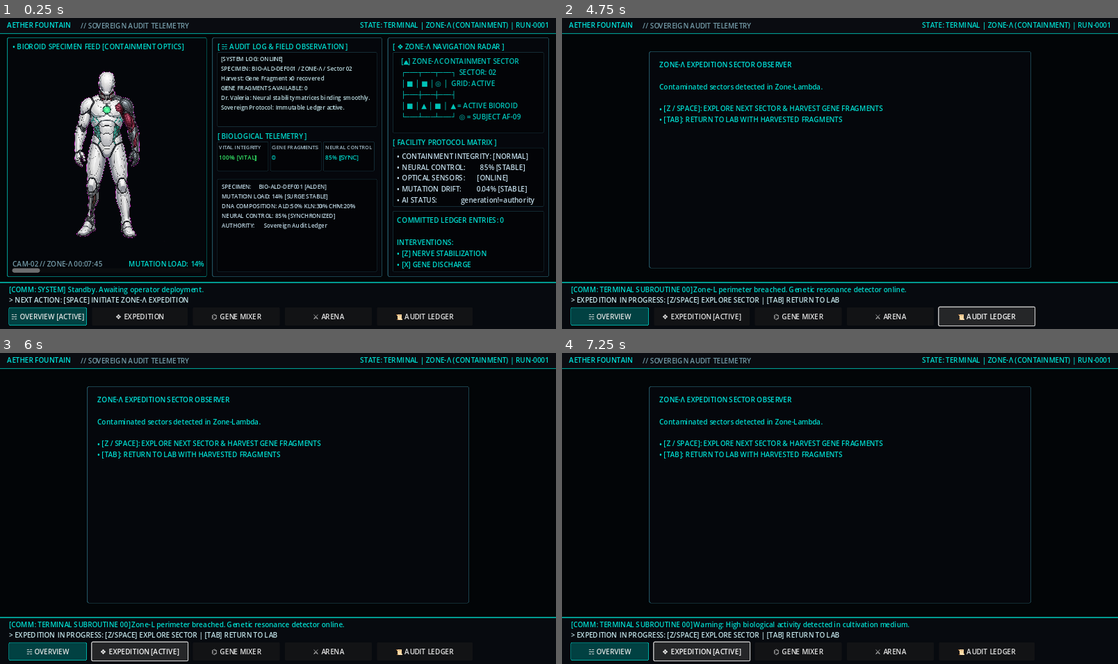
Above: before the commit, frames 1-4 (two rows, left to right).
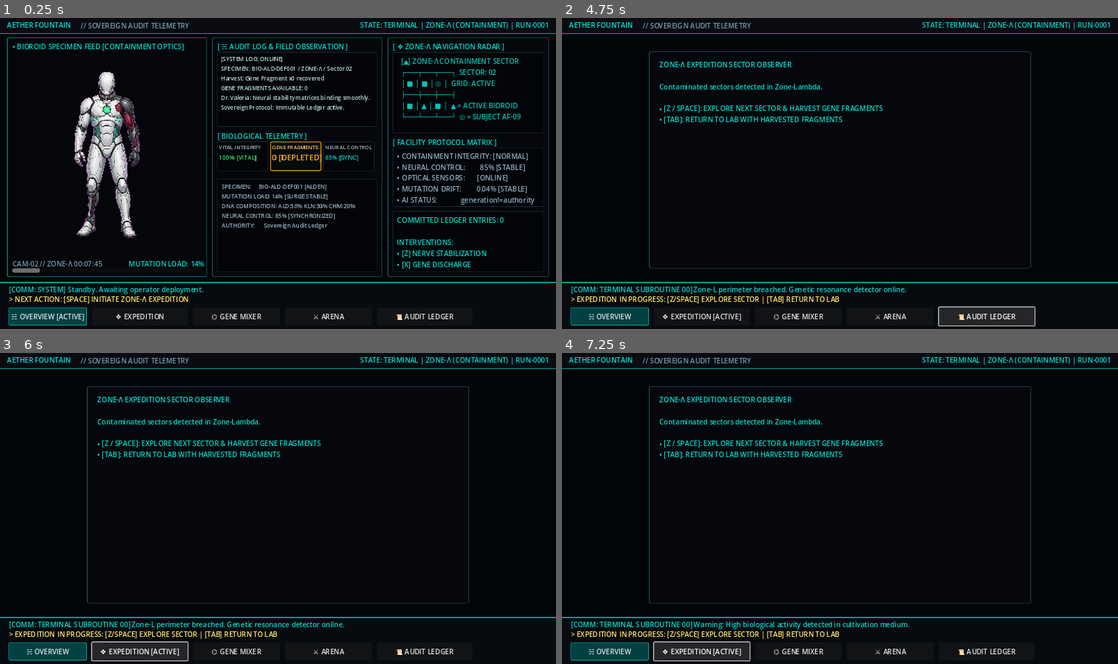
Above: after the commit, the same moments.

Repository: zerospawn01-coder/scratch
Game: Godot game, scene res://scenes/main_terminal.tscn
Two runs of this game, one before a commit and one after it. Both use one fixed random seed, a clock stepped at 60 frames per second and the inputs below.
Inputs:
- Up to frame 1 (0.25 s): no input
- Up to frame 2 (4.75 s): click "☵ OVERVIEW [ACTIVE]" at 0.5 s; click "❖ EXPEDITION" at 1.25 s; click "⌬ GENE MIXER" at 2 s; click "⚔ ARENA" at 2.75 s; click "📜 AUDIT LEDGER" at 3.5 s; tap Enter at 4.25 s; hold Right (ui_right) from 4.28 s (still down); hold Z (action_attack) from 4.28 s (still down); tap Space at 4.52 s
- Up to frame 3 (6 s): release Right (ui_right) at 5 s; release Z (action_attack) at 5 s; click "☵ OVERVIEW" at 5 s; click "❖ EXPEDITION [ACTIVE]" at 5.75 s
- Up to frame 4 (7.25 s): tap Space at 6.5, 6.77 s; hold Down (ui_down) from 6.53 s (still down); tap X (action_synthesize) at 6.6 s

The runs differ from the first frame. In frame 1, 1.7% of the frame differs, in the area x 1-97%, y 39-92%; in frame 2, 0.6%; in frame 3, 0.6%; in frame 4, 0.6%.

Commit message:
feat(ui): implement 3-tier visual hierarchy with semantic color rules and primary focal contrast

Diff:
--- a/biosynthesized-grey-zone-loop/loop/state.json
+++ b/biosynthesized-grey-zone-loop/loop/state.json
@@ -1,7 +1,7 @@
 {
     "status":  "READY_FOR_HUMAN_REVIEW",
     "current_iteration":  0,
-    "last_run_timestamp":  "2026-08-23T19:00:25Z",
+    "last_run_timestamp":  "2026-08-23T20:47:38Z",
     "last_gate_result":  "PASS",
     "passed_gates":  [
                          "scripts/test_terminal_flow_gate.gd",
--- a/biosynthesized-grey-zone-loop/scenes/main_terminal.tscn
+++ b/biosynthesized-grey-zone-loop/scenes/main_terminal.tscn
@@ -45,6 +45,18 @@
 corner_radius_top_right = 2
 corner_radius_bottom_right = 2
 corner_radius_bottom_left = 2
+
+[sub_resource type="StyleBoxFlat" id="StyleBoxFlat_primary_focus"]
+bg_color = Color(0.02, 0.04, 0.06, 0.95)
+border_width_left = 2
+border_width_top = 2
+border_width_right = 2
+border_width_bottom = 2
+border_color = Color(1.0, 0.65, 0.0, 0.9)
+corner_radius_top_left = 3
+corner_radius_top_right = 3
+corner_radius_bottom_right = 3
+corner_radius_bottom_left = 3
 
 [sub_resource type="StyleBoxFlat" id="StyleBoxFlat_footer"]
 bg_color = Color(0.03, 0.04, 0.06, 0.98)
@@ -267,7 +279,7 @@
 [node name="BoxCargo" type="Panel" parent="Views/TerminalView/CenterConsolePanel/TelemetryGrid"]
 custom_minimum_size = Vector2(118, 68)
 layout_mode = 2
-theme_override_styles/panel = SubResource("StyleBoxFlat_subbox")
+theme_override_styles/panel = SubResource("StyleBoxFlat_primary_focus")
 
 [node name="Lbl" type="Label" parent="Views/TerminalView/CenterConsolePanel/TelemetryGrid/BoxCargo"]
 layout_mode = 0
@@ -276,18 +288,18 @@
 offset_right = 114.0
 offset_bottom = 20.0
 theme_override_font_sizes/font_size = 12
-theme_override_colors/font_color = Color(0.65, 0.75, 0.8, 1)
+theme_override_colors/font_color = Color(1.0, 0.8, 0.4, 1)
 text = "GENE FRAGMENTS"
 
 [node name="Val" type="Label" parent="Views/TerminalView/CenterConsolePanel/TelemetryGrid/BoxCargo"]
 layout_mode = 0
 offset_left = 4.0
-offset_top = 26.0
+offset_top = 24.0
 offset_right = 114.0
-offset_bottom = 50.0
-theme_override_font_sizes/font_size = 14
-theme_override_colors/font_color = Color(0.0, 0.85, 0.8, 1)
-text = "0"
+offset_bottom = 54.0
+theme_override_font_sizes/font_size = 18
+theme_override_colors/font_color = Color(1.0, 0.7, 0.1, 1)
+text = "0 [DEPLETED]"
 
 [node name="BoxStability" type="Panel" parent="Views/TerminalView/CenterConsolePanel/TelemetryGrid"]
 custom_minimum_size = Vector2(118, 68)
@@ -329,7 +341,7 @@
 offset_right = 358.0
 offset_bottom = 195.0
 theme_override_font_sizes/font_size = 13
-theme_override_colors/font_color = Color(0.75, 0.85, 0.9, 1)
+theme_override_colors/font_color = Color(0.6, 0.72, 0.78, 1)
 text = "SPECIMEN:     BIO-ALD-DEF001 [ALDEN]
 MUTATION LOAD: 14% [SURGE STABLE]
 DNA COMPOSITION: ALD:50% KLN:30% CHM:20%
@@ -398,7 +410,7 @@
 offset_top = 8.0
 offset_right = 340.0
 offset_bottom = 125.0
-theme_override_colors/font_color = Color(0.75, 0.85, 0.9, 1)
+theme_override_colors/font_color = Color(0.55, 0.68, 0.75, 1)
 text = "• CONTAINMENT INTEGRITY: [NORMAL]
 • NEURAL CONTROL:        85% [STABLE]
 • OPTICAL SENSORS:       [ONLINE]
@@ -566,10 +578,11 @@
 [node name="PromptLabel" type="Label" parent="Footer" unique_id=87785272]
 layout_mode = 0
 offset_left = 20.0
-offset_top = 30.0
+offset_top = 28.0
 offset_right = 1260.0
-offset_bottom = 52.0
-theme_override_colors/font_color = Color(0.75, 0.88, 0.9, 1)
+offset_bottom = 54.0
+theme_override_font_sizes/font_size = 16
+theme_override_colors/font_color = Color(1.0, 0.9, 0.4, 1)
 text = "> NEXT ACTION: [SPACE] INITIATE ZONE-Λ EXPEDITION"
 
 [node name="TabBar" type="HBoxContainer" parent="Footer"]
--- a/biosynthesized-grey-zone-loop/scripts/main_terminal_controller.gd
+++ b/biosynthesized-grey-zone-loop/scripts/main_terminal_controller.gd
@@ -367,7 +367,12 @@
 			active_fragments_available
 		]
 	if lbl_cargo_val:
-		lbl_cargo_val.text = "%d" % active_fragments_available
+		if active_fragments_available == 0:
+			lbl_cargo_val.text = "0 [DEPLETED]"
+			lbl_cargo_val.add_theme_color_override("font_color", Color(1.0, 0.7, 0.1, 1.0))
+		else:
+			lbl_cargo_val.text = "%d [READY]" % active_fragments_available
+			lbl_cargo_val.add_theme_color_override("font_color", Color(0.2, 0.9, 0.4, 1.0))
 	if lbl_ledger_summary and bioroid_registry and bioroid_registry.has_method("get_audit_record_count"):
 		lbl_ledger_summary.text = "COMMITTED LEDGER ENTRIES: %d\n\nINTERVENTIONS:\n• [Z] NERVE STABILIZATION\n• [X] GENE DISCHARGE" % bioroid_registry.get_audit_record_count()
 
--- /dev/null
+++ b/biosynthesized-grey-zone-loop/scripts/test_a0_vfx_04_rapid_input_safety.gd
@@ -0,0 +1,76 @@
+extends SceneTree
+
+var impact_count := 0
+var damage_event_count := 0
+
+func _init() -> void:
+	call_deferred("_run")
+
+func _run() -> void:
+	print("\n============================================================")
+	print(" [A0 REGRESSION] VFX-GATE-04 RAPID INPUT SAFETY")
+	print("============================================================")
+
+	var arena_script = load("res://scripts/arena_battle_manager.gd")
+	var arena: Node = arena_script.new()
+	var attacker := Node3D.new()
+	var defender := Node3D.new()
+	attacker.position = Vector3(-2.5, 0, 0)
+	defender.position = Vector3(2.5, 0, 0)
+	root.add_child(attacker)
+	root.add_child(defender)
+	root.add_child(arena)
+	arena.highlight_mode = false
+	arena.player_stats = {
+		"id": "A0-RAPID-P", "hash": "a0-rapid-input-test",
+		"vital_integrity": 100, "neural_control": 80,
+		"mutation_load": 10, "core_stress": 20,
+		"atk": 30, "node": attacker
+	}
+	arena.enemy_stats = {
+		"id": "A0-RAPID-E", "name": "RAPID INPUT DUMMY",
+		"vital_integrity": 1000, "hostility_index": 70,
+		"mutation_surge": false, "atk": 20, "node": defender
+	}
+	arena.is_in_battle = true
+	arena.is_player_turn = true
+	arena.combat_phase_changed.connect(_on_combat_phase_changed)
+	arena.combatant_damaged.connect(_on_combatant_damaged)
+
+	var attacker_origin := attacker.position
+	var defender_origin := defender.position
+	for i in range(8):
+		arena.execute_auditor_intervention("NERVOUS_CORE_SUPPRESSION")
+
+	var timeout_at := Time.get_ticks_msec() + 3000
+	while arena._attack_in_progress and Time.get_ticks_msec() < timeout_at:
+		await process_frame
+	var completed: bool = not arena._attack_in_progress
+	arena.is_in_battle = false
+
+	var attacker_drift := attacker.position.distance_to(attacker_origin)
+	var defender_drift := defender.position.distance_to(defender_origin)
+	var passed: bool = completed \
+		and impact_count == 1 \
+		and damage_event_count == 1 \
+		and attacker_drift < 0.05 \
+		and defender_drift < 0.05 \
+		and absf(Engine.time_scale - 1.0) < 0.01 \
+		and not arena._attack_in_progress
+
+	print("[VFX-GATE-04] %s" % ("PASS" if passed else "FAIL"))
+	print("[VFX-GATE-04] rapid_inputs=8 accepted_attacks=%d impacts=%d damage_events=%d" % [impact_count, impact_count, damage_event_count])
+	print("[VFX-GATE-04] attacker_drift=%.4f defender_drift=%.4f time_scale=%.3f attack_in_progress=%s" % [
+		attacker_drift, defender_drift, Engine.time_scale, arena._attack_in_progress
+	])
+	print("[VFX-GATE-04] completion=%s" % ("COMPLETED" if completed else "TIMEOUT"))
+	print("============================================================\n")
+	Engine.time_scale = 1.0
+	quit(0 if passed else 1)
+
+func _on_combat_phase_changed(_phase: int, phase_name: String) -> void:
+	if phase_name == "IMPACT":
+		impact_count += 1
+
+func _on_combatant_damaged(_target: Node3D, _damage: int, _is_critical: bool) -> void:
+	damage_event_count += 1
Not shown, changed: biosynthesized-grey-zone-loop/loop/attempts.jsonl
